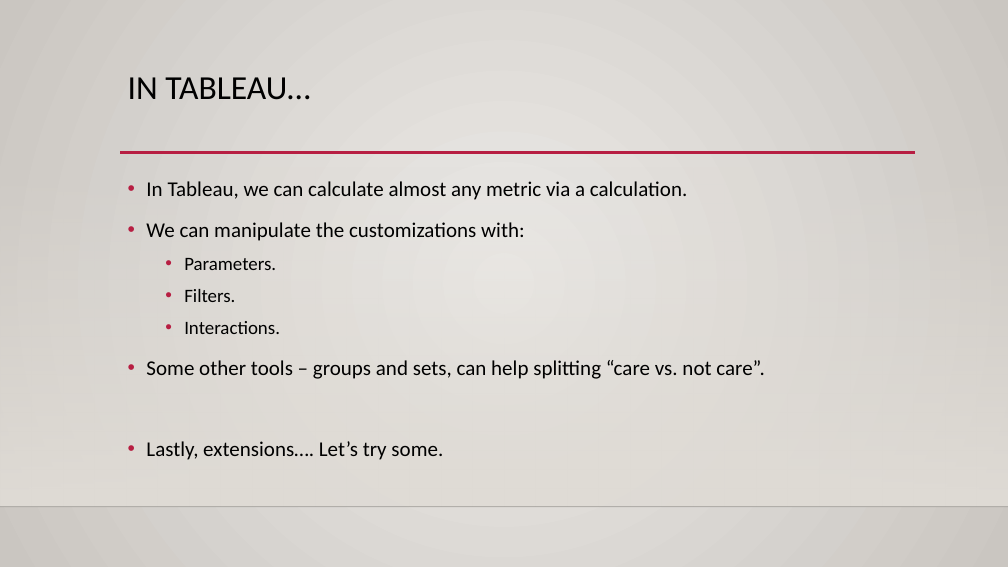
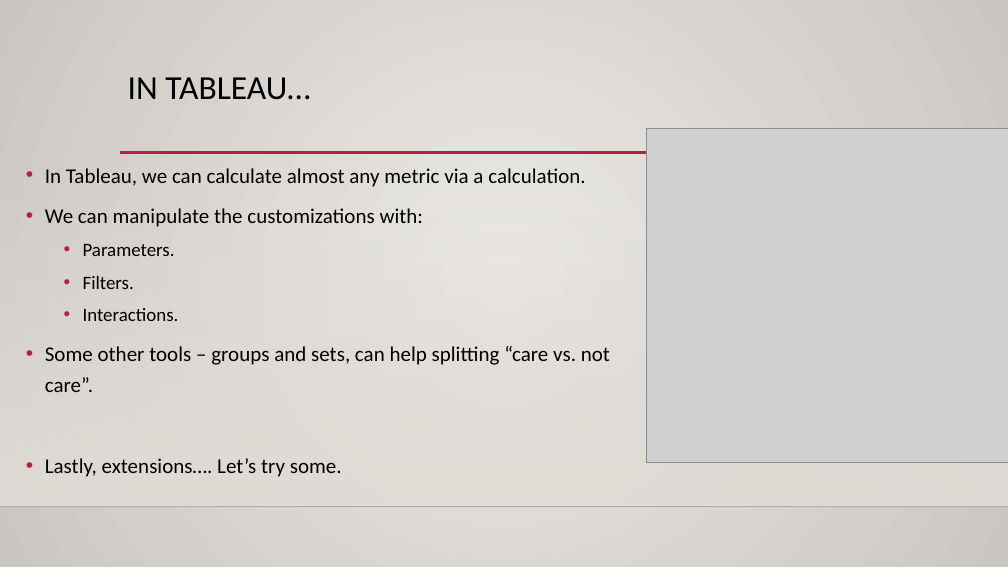
Before and after one commit to AkeemSemper/ml_datasets, a slide deck: slide 18 of slides/kpi.pptx. Drawn at 1008x567 pixels with LibreOffice and Linux fonts; fonts in the diff are those of the drawing; grey boxes stand for pictures; background and template pictures are left out. Boxes give left, top, right and bottom in pixels: in the first picture for what was removed or moved away, otherwise in the second. Text is boxed around its words. In the diff, an @@ line names an element or a change of style, - is before the commit and + after.

```diff
--- a/slides/kpi.pptx
+++ b/slides/kpi.pptx
@@ picture added at <box>647,129,1008,463</box> @@
@@ text "In Tableau, we can calculate ..." rewrapped from <box>146,181,764,460</box> to <box>45,168,610,477</box> @@
```
Also in this commit, not shown: 1 other slide changed, 1 slide added, 5 other files.
